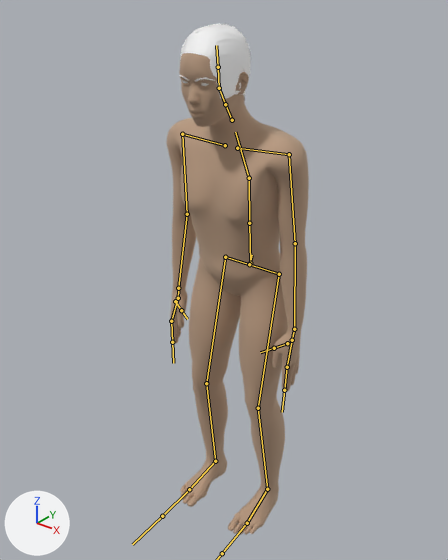
What one commit did to the FBX model FinalFBXes/Pike/PikeToIdle.fbx.
Rendered twice from a 50 mm lens placed at (0.108, -0.1391, 0.175), pointed at (-0.0117, 0.0105, 0.0823). Every picture has the same lights, and +X, +Y and +Z are marked at lower left. Both versions are drawn at frame 58 of the action 'CMU compliant skeleton|CMU compliant skeletonAction.002'; the numbers are the values there. The bones that bend it are drawn over the model as lines.

Objects in the first picture: 'eyebrow002Mesh', 'high-polyMesh', 'malemodelMesh', 'short04Mesh'.
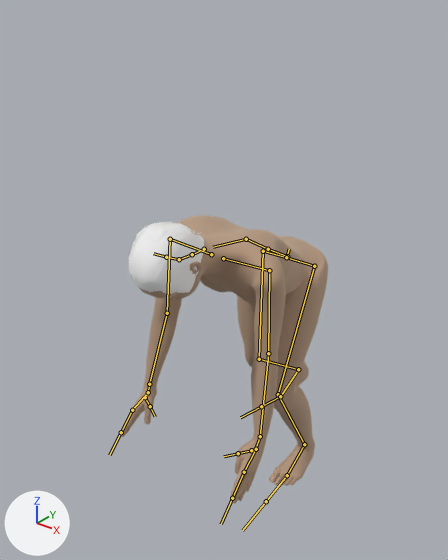
The change, as a diff of the scene's bpy script:
```diff
--- a/FinalFBXes/Pike/PikeToIdle.fbx.py
+++ b/FinalFBXes/Pike/PikeToIdle.fbx.py
@@ bone_hips @@
 bone_hips = bpy.data.objects['CMU compliant skeleton'].pose.bones['Hips']
-bone_hips.location = (-0.003, -0.684, -1.174)
+bone_hips.location = (-0.006, -0.915, -1.206)
@@ bone_leftupleg @@
 bone_leftupleg = bpy.data.objects['CMU compliant skeleton'].pose.bones['LeftUpLeg']  # child of 'LHipJoint'
-bone_leftupleg.rotation_quaternion = (0.997, -0.078, -0.002, -0.003)  # degrees (-9, 0, 0)
+bone_leftupleg.rotation_quaternion = (0.981, -0.196, -0.003, -0.008)  # degrees (-23, -1, -1)
@@ bone_leftleg @@
 bone_leftleg = bpy.data.objects['CMU compliant skeleton'].pose.bones['LeftLeg']  # child of 'LeftUpLeg'
-bone_leftleg.rotation_quaternion = (0.989, 0.149, -0.005, 0.018)  # degrees (17, -1, 2)
+bone_leftleg.rotation_quaternion = (0.905, 0.426, -0.001, 0.018)  # degrees (50, -1, 2)
@@ bone_leftfoot @@
 bone_leftfoot = bpy.data.objects['CMU compliant skeleton'].pose.bones['LeftFoot']  # child of 'LeftLeg'
-bone_leftfoot.rotation_quaternion = (0.995, -0.099, -0.009, -0.006)  # degrees (-11, -1, -1)
+bone_leftfoot.rotation_quaternion = (0.97, -0.243, -0.023, -0.015)  # degrees (-28, -3, -1)
@@ bone_lowerback @@
 bone_lowerback = bpy.data.objects['CMU compliant skeleton'].pose.bones['LowerBack']  # child of 'Hips'
-bone_lowerback.rotation_quaternion = (1.0, 0.018, 0.0, 0.0)  # degrees (2, 0, 0)
+bone_lowerback.rotation_quaternion = (0.873, 0.488, 0.0, 0.0)  # degrees (58, 0, 0)
@@ bone_leftarm @@
 bone_leftarm = bpy.data.objects['CMU compliant skeleton'].pose.bones['LeftArm']  # child of 'LeftShoulder'
-bone_leftarm.rotation_quaternion = (-0.732, 0.037, -0.005, 0.68)  # degrees (-3, -2, -86)
+bone_leftarm.rotation_quaternion = (-0.61, -0.351, 0.375, 0.604)  # degrees (62, -2, -91)
@@ bone_leftfingerbase @@
 bone_leftfingerbase = bpy.data.objects['CMU compliant skeleton'].pose.bones['LeftFingerBase']  # child of 'LeftHand'
-bone_leftfingerbase.location = (0.0, 0.0, 0.0)
-bone_leftfingerbase.rotation_quaternion = (1.0, 0.0, 0.0, 0.0)  # degrees (0, 0, 0)
+bone_leftfingerbase.location = (0.001, 0.005, 0.0)
+bone_leftfingerbase.rotation_quaternion = (0.971, 0.125, 0.004, 0.206)  # degrees (14, -2, 24)
@@ bone_rightarm @@
 bone_rightarm = bpy.data.objects['CMU compliant skeleton'].pose.bones['RightArm']  # child of 'RightShoulder'
-bone_rightarm.rotation_quaternion = (0.725, 0.126, -0.15, 0.66)  # degrees (-1, -23, 85)
+bone_rightarm.rotation_quaternion = (0.68, 0.476, 0.252, 0.497)  # degrees (65, -8, 68)
@@ bone_rightforearm @@
 bone_rightforearm = bpy.data.objects['CMU compliant skeleton'].pose.bones['RightForeArm']  # child of 'RightArm'
-bone_rightforearm.rotation_quaternion = (0.998, 0.061, 0.034, -0.003)  # degrees (7, 4, 0)
+bone_rightforearm.rotation_quaternion = (0.996, 0.083, 0.036, -0.008)  # degrees (10, 4, -1)
@@ bone_rightfingerbase @@
 bone_rightfingerbase = bpy.data.objects['CMU compliant skeleton'].pose.bones['RightFingerBase']  # child of 'RightHand'
-bone_rightfingerbase.location = (0.0, 0.0, 0.0)
-bone_rightfingerbase.rotation_quaternion = (1.0, 0.0, 0.0, 0.0)  # degrees (0, 0, 0)
+bone_rightfingerbase.location = (0.003, -0.005, 0.001)
+bone_rightfingerbase.rotation_quaternion = (0.962, 0.044, -0.052, -0.264)  # degrees (6, -4, -31)
@@ bone_rightupleg @@
 bone_rightupleg = bpy.data.objects['CMU compliant skeleton'].pose.bones['RightUpLeg']  # child of 'RHipJoint'
-bone_rightupleg.rotation_quaternion = (0.999, -0.047, -0.009, -0.009)  # degrees (-5, -1, -1)
+bone_rightupleg.rotation_quaternion = (0.998, 0.064, -0.012, -0.014)  # degrees (7, -1, -2)
@@ bone_rightleg @@
 bone_rightleg = bpy.data.objects['CMU compliant skeleton'].pose.bones['RightLeg']  # child of 'RightUpLeg'
-bone_rightleg.rotation_quaternion = (0.99, 0.142, -0.01, 0.015)  # degrees (16, -1, 1)
+bone_rightleg.rotation_quaternion = (0.911, 0.413, -0.017, 0.002)  # degrees (49, -2, -1)
@@ bone_rightfoot @@
 bone_rightfoot = bpy.data.objects['CMU compliant skeleton'].pose.bones['RightFoot']  # child of 'RightLeg'
-bone_rightfoot.rotation_quaternion = (0.997, -0.083, 0.006, 0.009)  # degrees (-9, 1, 1)
+bone_rightfoot.rotation_quaternion = (0.941, -0.334, 0.021, 0.042)  # degrees (-39, 4, 4)
@@ bone_righttoebase @@
 bone_righttoebase = bpy.data.objects['CMU compliant skeleton'].pose.bones['RightToeBase']  # child of 'RightFoot'
-bone_righttoebase.rotation_quaternion = (1.0, 0.0, 0.0, 0.0)  # degrees (0, 0, 0)
+bone_righttoebase.rotation_quaternion = (0.96, -0.277, 0.0, 0.037)  # degrees (-32, 1, 4)
```

What differs and where, as boxes [x1, y1, x2, y2] in the pictures (448 x 560 px):
'malemodelMesh', posed (44% wider, 40% shorter): before [166, 53, 309, 535]; after [121, 215, 328, 503]
'short04Mesh', posed (7% wider, 6% shorter): before [180, 24, 251, 101]; after [128, 222, 204, 294]
'eyebrow002Mesh', posed (not visible afterwards): before [179, 75, 213, 82]
'high-polyMesh', posed (not visible afterwards): before [182, 80, 208, 86]
bone 'Hips', root to tip: before (249, 264) to (252, 255); after (286, 257) to (289, 249)
bone 'LeftUpLeg', root to tip: before (279, 274) to (258, 408); after (314, 266) to (278, 394)
bone 'LeftLeg', root to tip: before (258, 408) to (267, 489); after (278, 394) to (304, 444)
bone 'LeftFoot', root to tip: before (267, 489) to (247, 523); after (304, 444) to (287, 475)
bone 'LowerBack', root to tip: before (250, 263) to (249, 223); after (287, 256) to (268, 249)
bone 'LeftArm', root to tip: before (289, 154) to (295, 243); after (269, 270) to (268, 353)
bone 'LeftFingerBase', root to tip: before (292, 340) to (287, 367); after (256, 449) to (244, 472)
bone 'RightArm', root to tip: before (182, 134) to (187, 214); after (170, 239) to (167, 313)
bone 'RightForeArm', root to tip: before (187, 214) to (178, 288); after (167, 313) to (149, 384)
bone 'RightFingerBase', root to tip: before (178, 298) to (171, 321); after (148, 392) to (132, 410)
bone 'RightUpLeg', root to tip: before (225, 257) to (206, 383); after (263, 251) to (259, 359)
bone 'RightLeg', root to tip: before (206, 383) to (215, 461); after (259, 359) to (298, 369)
bone 'RightFoot', root to tip: before (215, 461) to (189, 489); after (298, 369) to (280, 396)
bone 'RightToeBase', root to tip: before (189, 489) to (162, 516); after (280, 396) to (261, 406)
